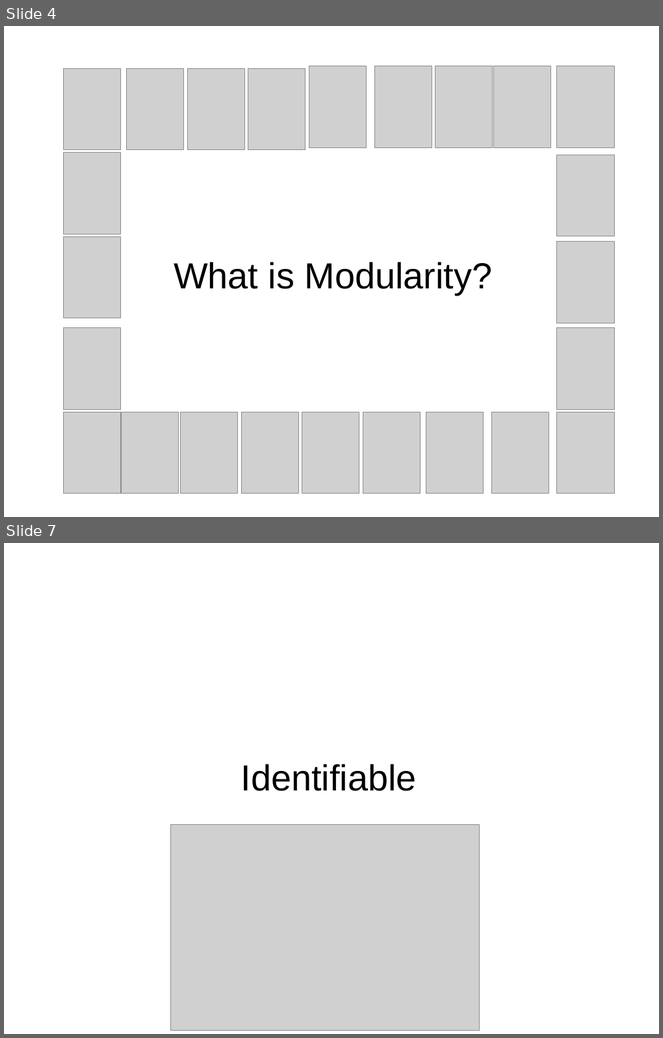
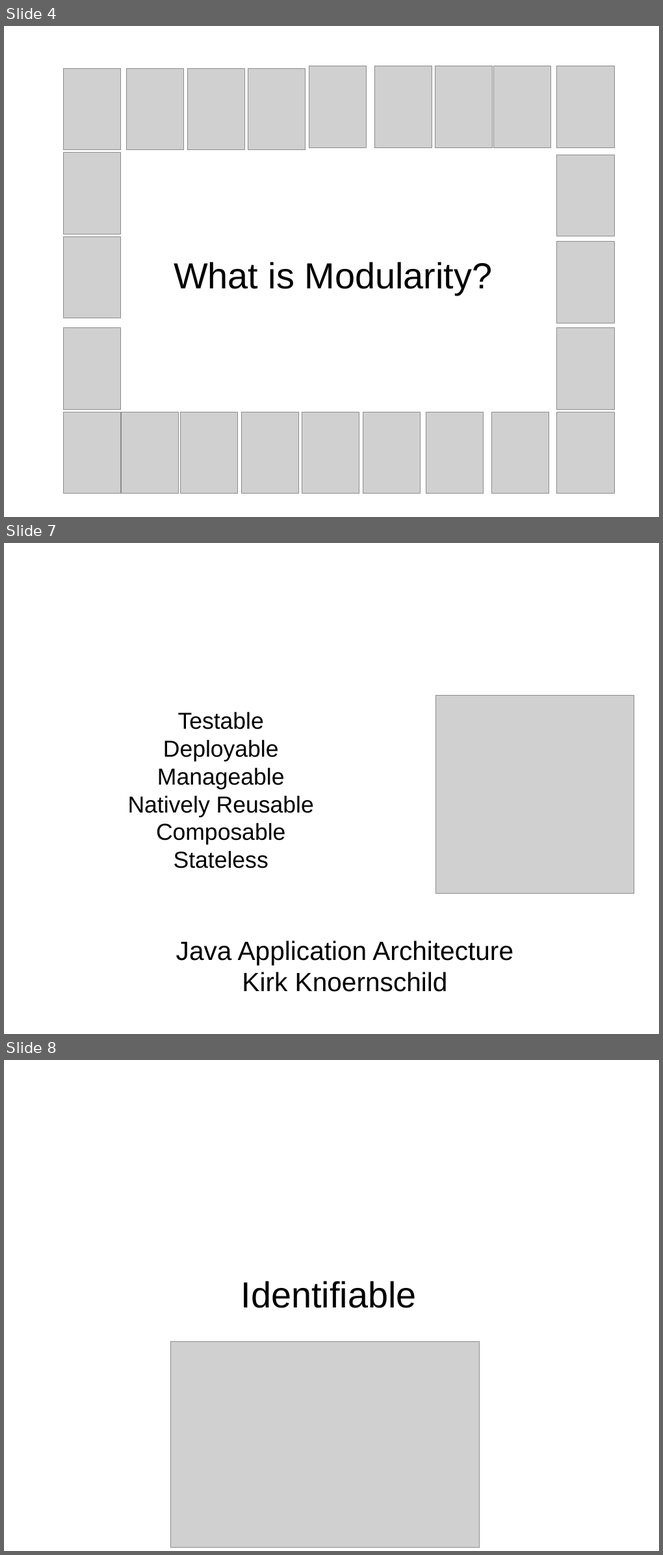
Before and after one commit to bobpaulin/whats-my-modularity, a slide deck: presentation/WhatsMyModularity.odp. Shown one above the other, each under a label of ours: slides 4 and 7 before the commit, slides 4, 7 and 8 after it; the slides between them are not shown. The pictures are 663x1038 and 663x1555 pixels, drawn with LibreOffice and Linux fonts; fonts in the diff are those of the drawing; grey boxes stand for pictures. Boxes give left, top, right and bottom in pixels: in the first picture for what was removed or moved away, otherwise in the second. Text is boxed around its words. In the diff, an @@ line names an element or a change of style, - is before the commit and + after.

```diff
--- a/presentation/WhatsMyModularity.odp
+++ b/presentation/WhatsMyModularity.odp
@@ slide 7 added at (x1=4, y1=543, x2=659, y2=1034), background #FFFFFF @@
@@ picture added at (x1=436, y1=696, x2=634, y2=894) @@
@@ text added at (x1=128, y1=712, x2=314, y2=869), 28 pt, text #000000 @@
+Testable
+Deployable
+Manageable
+Natively Reusable
+Composable
+Stateless
@@ title added at (x1=176, y1=941, x2=514, y2=992), 32 pt, text #000000 @@
+Java Application Architecture
+Kirk Knoernschild
@@ what was slide 7 is now slide 8 @@
```
Also in this commit, not shown: 20 slides changed, 6 other slides added, 3 slides removed.
